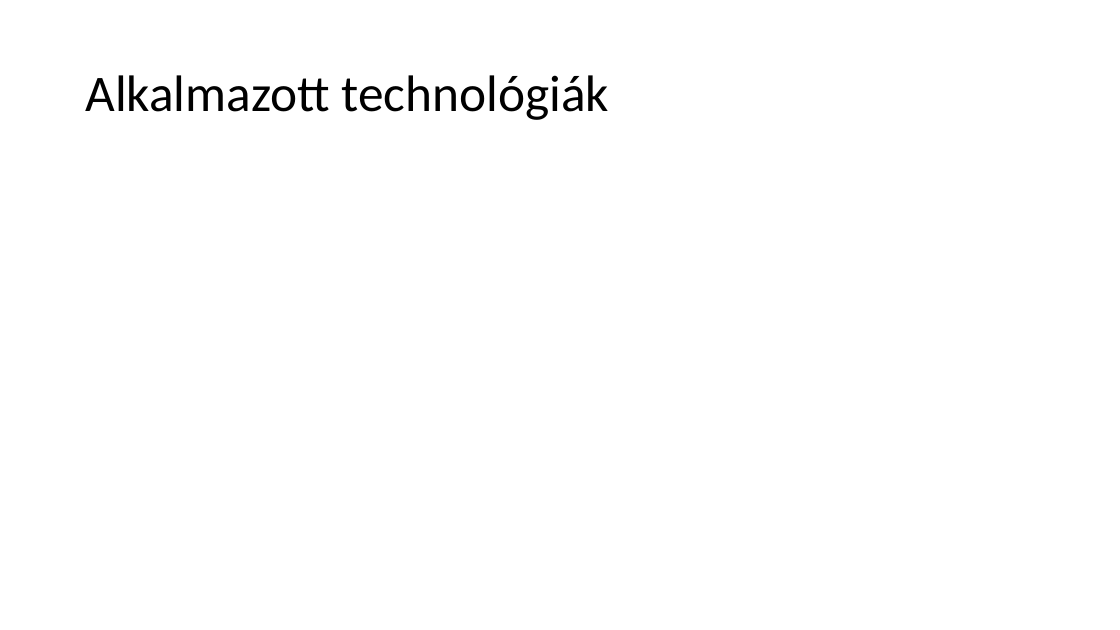
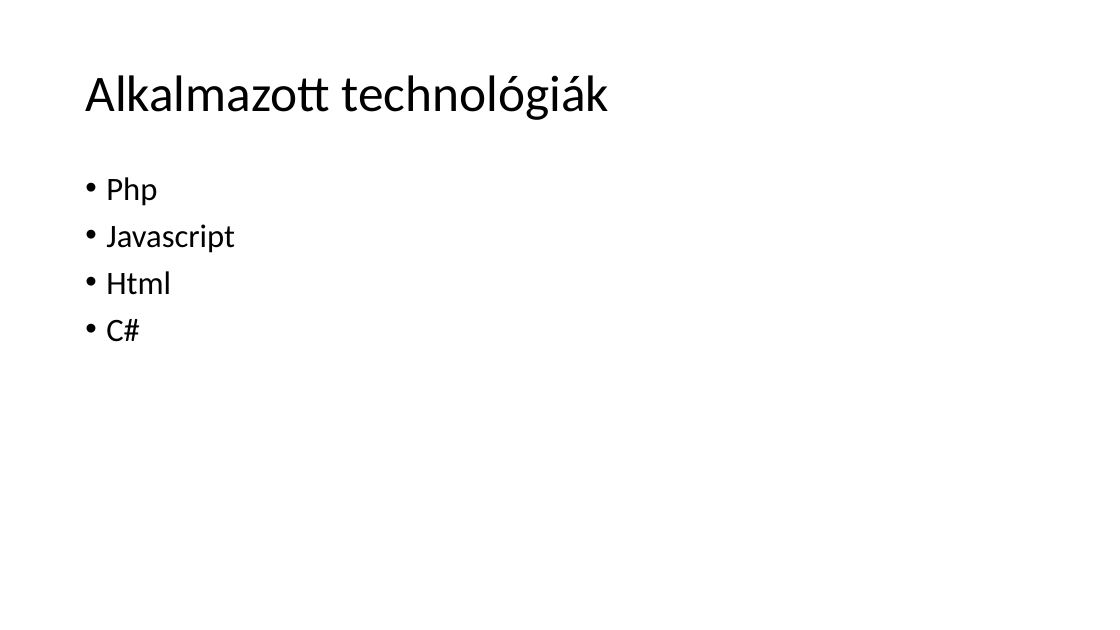
Before and after one commit to fedorbenjamin02/Vizsgaremek2024, a slide deck: slide 3 of Mellékletek/Prezentáció/Frissfutár_prezentáció.pptx. Drawn at 1120x630 pixels with LibreOffice and Linux fonts; fonts in the diff are those of the drawing. Boxes give left, top, right and bottom in pixels: in the first picture for what was removed or moved away, otherwise in the second. Text is boxed around its words. In the diff, an @@ line names an element or a change of style, - is before the commit and + after.

```diff
--- a/Mellékletek/Prezentáció/Frissfutár_prezentáció.pptx
+++ b/Mellékletek/Prezentáció/Frissfutár_prezentáció.pptx
@@ text added at [106, 177, 235, 342], 28 pt, text #000000 @@
+• Php
+• Javascript
+• Html
+• C#
```
Also in this commit, not shown: 12 other slides changed, 9 slides added, 11 slides removed.
